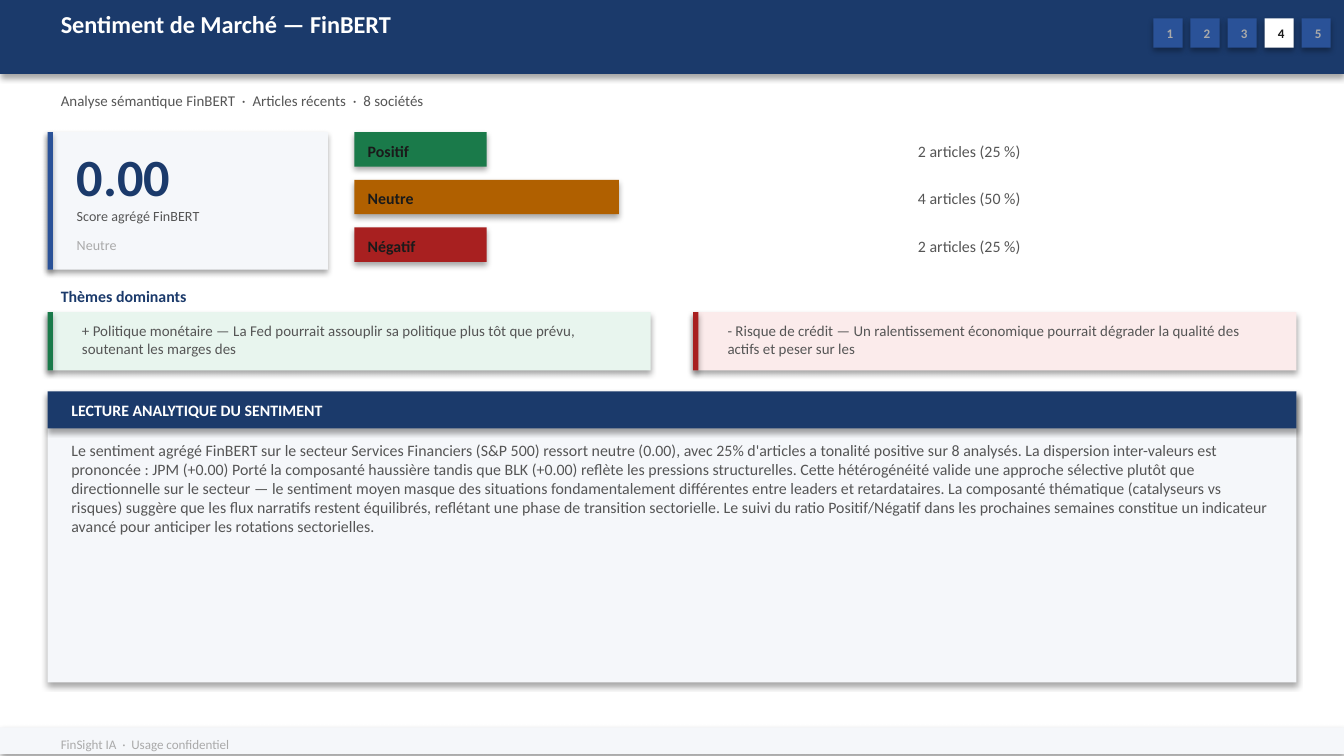
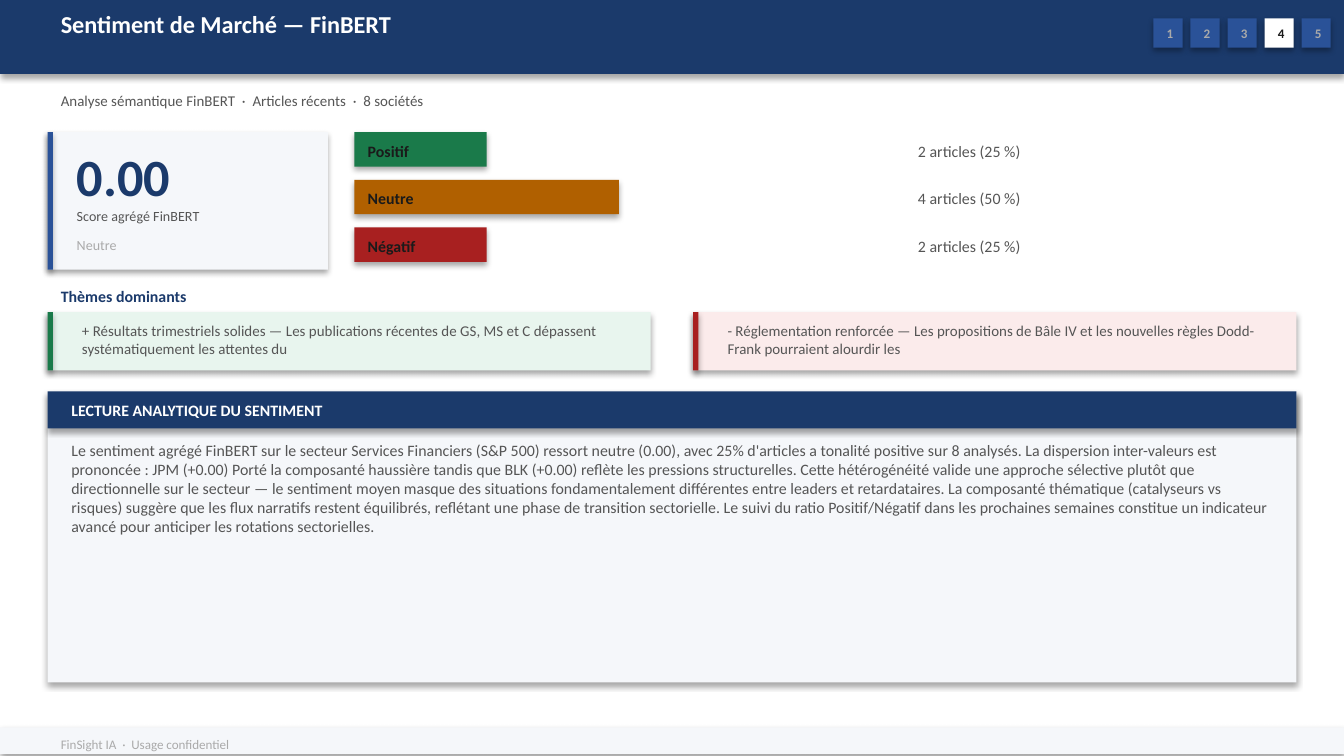
Before and after one commit to baptistejeh07-art/finsight-ia, a slide deck: slide 19 of preview/secteur_Financial_Services_S&P_500/secteur_Financial_Services_S&P_500.pptx. Drawn at 1344x756 pixels with LibreOffice and Linux fonts; fonts in the diff are those of the drawing. Boxes give left, top, right and bottom in pixels: in the first picture for what was removed or moved away, otherwise in the second. Text is boxed around its words. In the diff, an @@ line names an element or a change of style, - is before the commit and + after.

```diff
--- a/preview/secteur_Financial_Services_S&P_500/secteur_Financial_Services_S&P_500.pptx
+++ b/preview/secteur_Financial_Services_S&P_500/secteur_Financial_Services_S&P_500.pptx
@@ text at [82, 325, 596, 357]: text changed @@
-+ Politique monétaire — La Fed pourrait assouplir sa politique plus tôt que prévu, soutenant les marges des
++ Résultats trimestriels solides — Les publications récentes de GS, MS et C dépassent systématiquement les attentes du
@@ text at [728, 325, 1254, 357]: text changed @@
-- Risque de crédit — Un ralentissement économique pourrait dégrader la qualité des actifs et peser sur les
+- Réglementation renforcée — Les propositions de Bâle IV et les nouvelles règles Dodd-Frank pourraient alourdir les
```
Also in this commit, not shown: 5 other slides changed, 2 other files.
